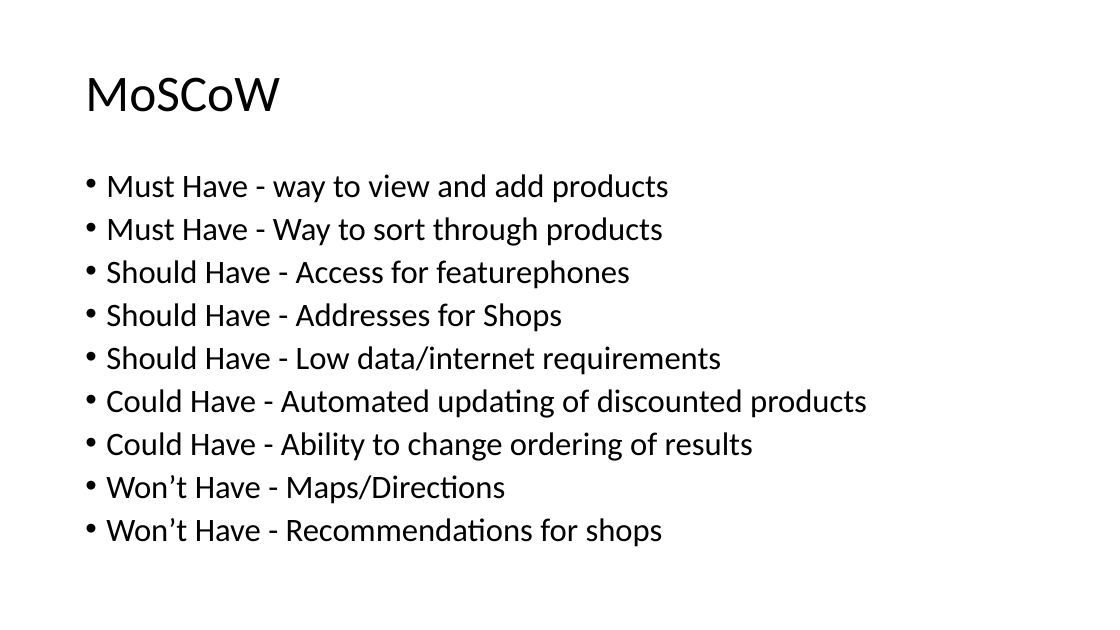
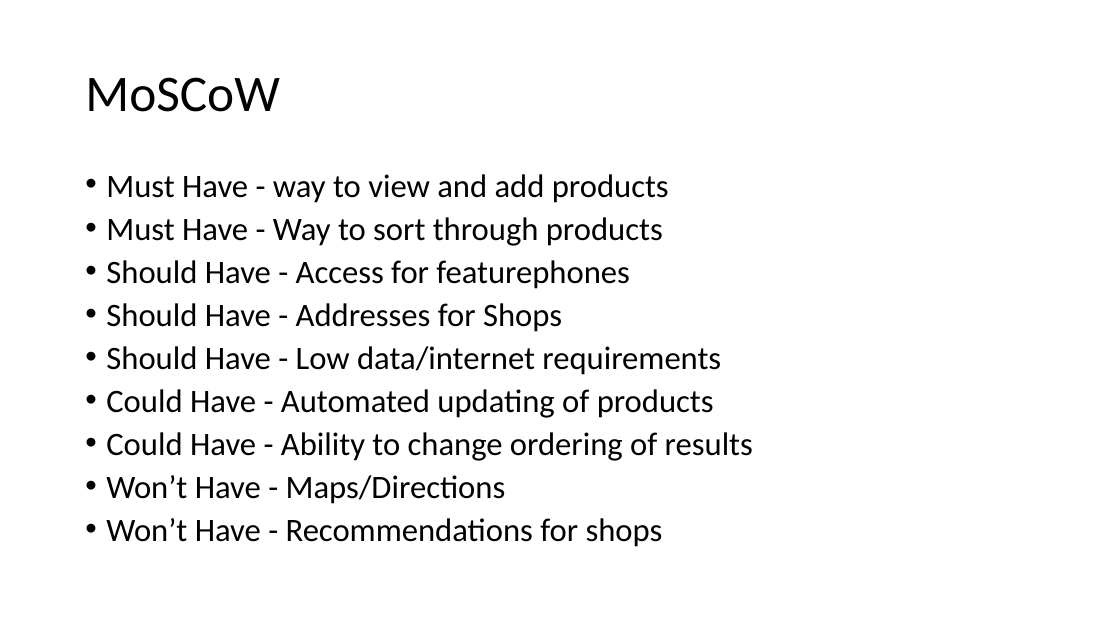
Before and after one commit to Omnikron13/synoptic-23, a slide deck: slide 4 of Files/Synoptic project 2023.pptx. Drawn at 1120x630 pixels with LibreOffice and Linux fonts; fonts in the diff are those of the drawing. Boxes give left, top, right and bottom in pixels: in the first picture for what was removed or moved away, otherwise in the second. Text is boxed around its words. In the diff, an @@ line names an element or a change of style, - is before the commit and + after.

```diff
--- a/Files/Synoptic project 2023.pptx
+++ b/Files/Synoptic project 2023.pptx
@@ text at [106,389,714,418]: text changed @@
-• Could Have - Automated updating of discounted products
+• Could Have - Automated updating of products
```
Also in this commit, not shown: 1 other slide changed, 1 slide added.
